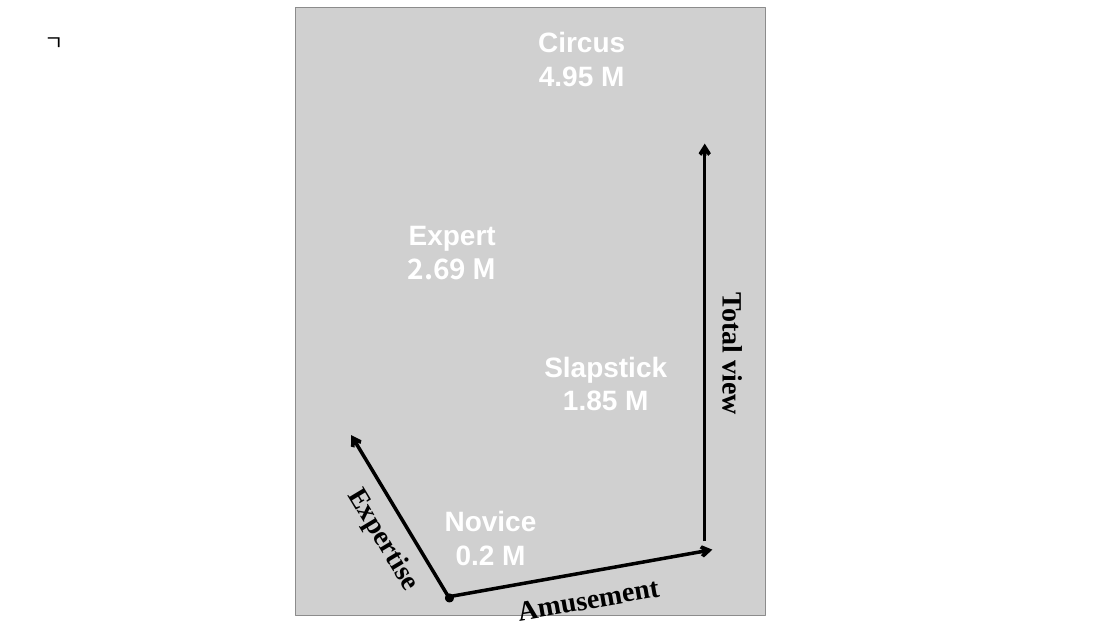
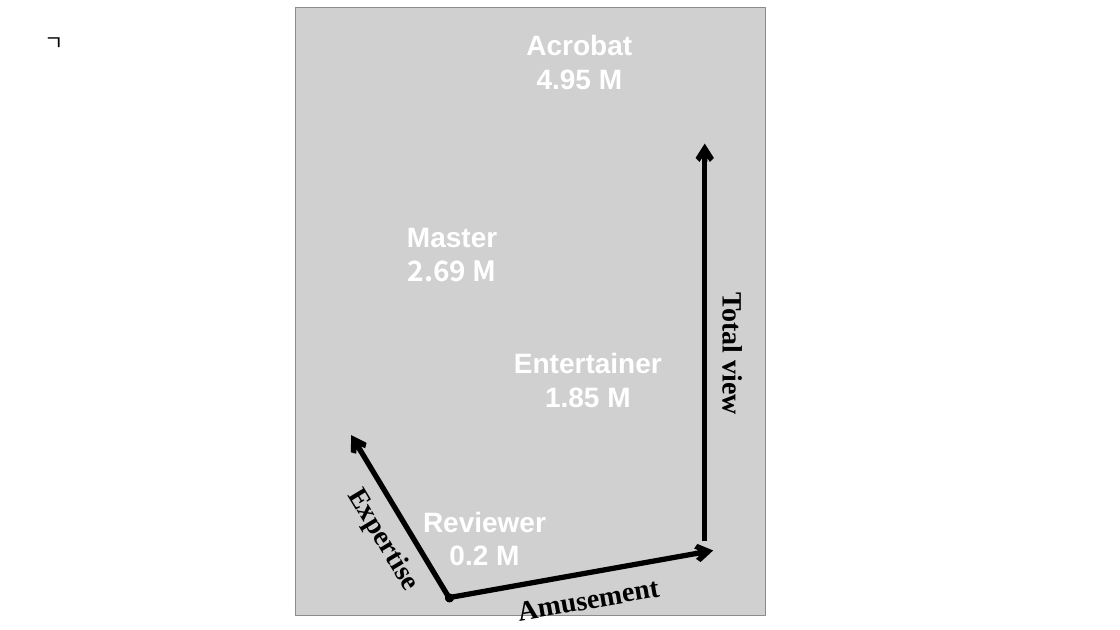
Before and after one commit to Bumizi/Thesis, a slide deck: slide 9 of 안치본/3. 논문 작성/사진자료/그림과표_김영범.pptx. Drawn at 1120x630 pixels with LibreOffice and Linux fonts; fonts in the diff are those of the drawing; grey boxes stand for pictures. Boxes give left, top, right and bottom in pixels: in the first picture for what was removed or moved away, otherwise in the second. Text is boxed around its words. In the diff, an @@ line names an element or a change of style, - is before the commit and + after.

```diff
--- a/안치본/3. 논문 작성/사진자료/그림과표_김영범.pptx
+++ b/안치본/3. 논문 작성/사진자료/그림과표_김영범.pptx
@@ text "Acrobat": place and size @@
-text "Acrobat" at <box>538,32,625,86</box>
+text "Acrobat" at <box>526,35,632,95</box>
@@ text at <box>526,35,632,55</box>: text changed @@
-Circus
+Acrobat
@@ arrow (705, 542) - (705, 144): stroke #000000 3 pt to #000000 4.5 pt @@
@@ text at <box>407,228,497,247</box>: text changed @@
-Expert
+Master
@@ text "Entertainer": place and size @@
-text "Entertainer" at <box>544,357,667,410</box>
+text "Entertainer" at <box>514,353,662,407</box>
@@ text at <box>514,353,662,373</box>: text changed @@
-Slapstick
+Entertainer
@@ arrow (449, 597) - (351, 435): stroke #000000 3 pt to #000000 4.5 pt @@
@@ text "Reviewer": place and size @@
-text "Reviewer" at <box>445,511,537,565</box>
+text "Reviewer" at <box>423,512,546,565</box>
@@ text at <box>423,512,546,532</box>: text changed @@
-Novice
+Reviewer
@@ arrow (449, 598) - (713, 550): stroke #000000 3 pt to #000000 4.5 pt @@
```
Also in this commit, not shown: 3 other slides changed, 9 other files.
